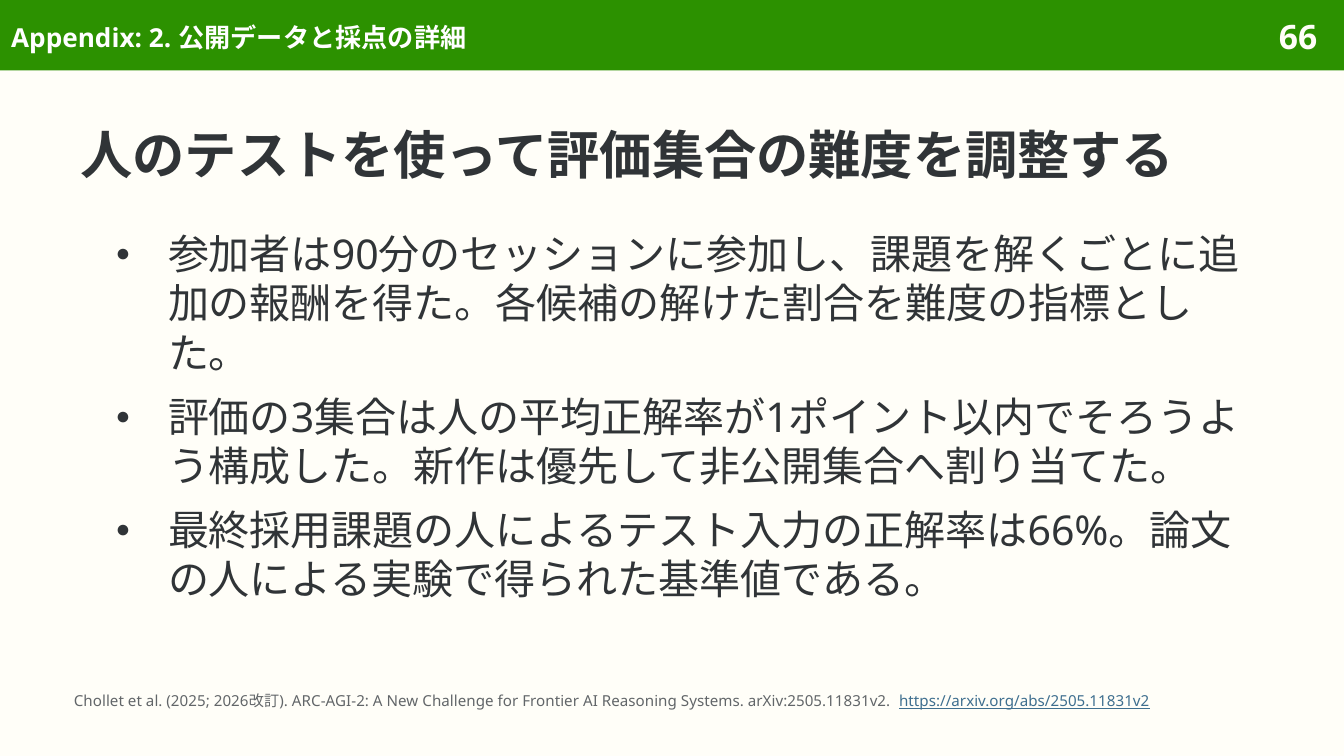
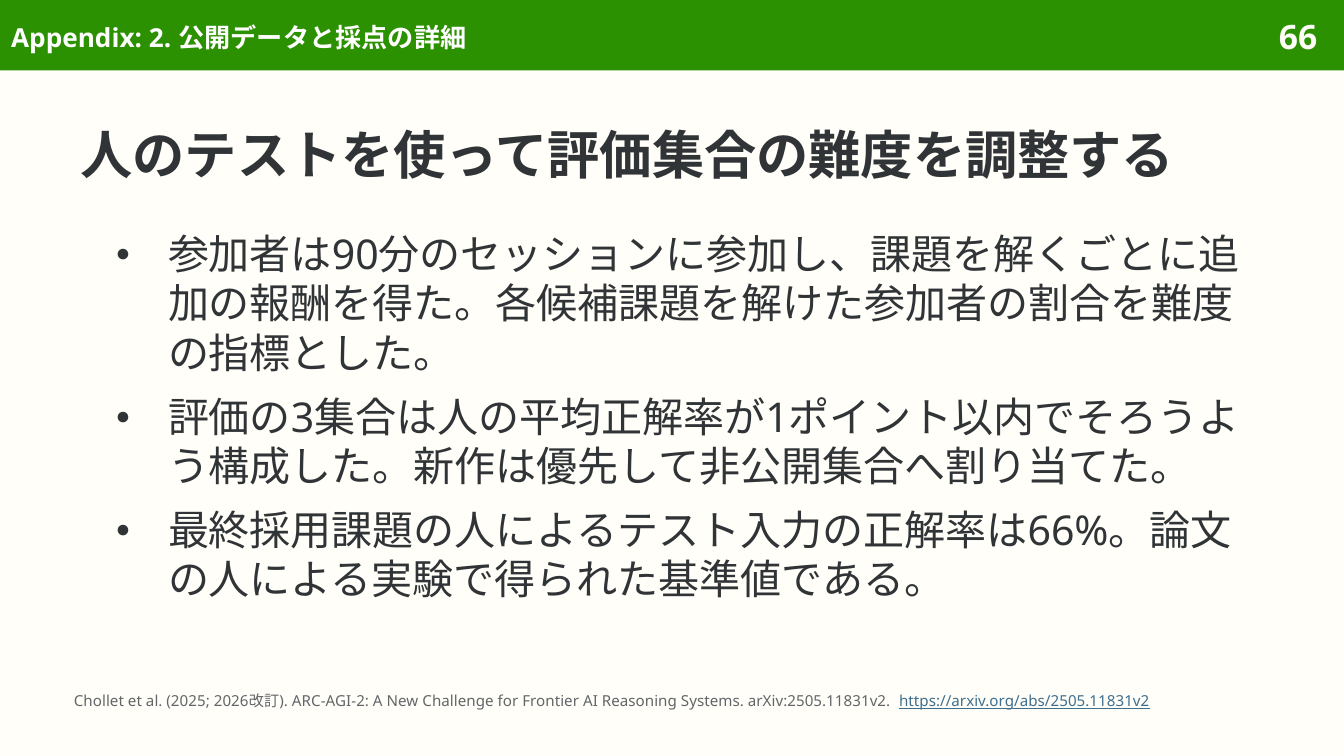
Before and after one commit to sasakiy84/datasets-in-10-minutes, a slide deck: slide 66 of slides/datasets-in-10-minutes-arc-agi-2.pptx. Drawn at 1344x756 pixels with LibreOffice and Linux fonts; fonts in the diff are those of the drawing. Boxes give left, top, right and bottom in pixels: in the first picture for what was removed or moved away, otherwise in the second. Text is boxed around its words. In the diff, an @@ line names an element or a change of style, - is before the commit and + after.

```diff
--- a/slides/datasets-in-10-minutes-arc-agi-2.pptx
+++ b/slides/datasets-in-10-minutes-arc-agi-2.pptx
@@ text at bbox=[168, 234, 1240, 372]: text changed @@
-● 参加者は90分のセッションに参加し、課題を解くごとに追加の報酬を得た。各候補の解けた割合を難度の指標とした。
+● 参加者は90分のセッションに参加し、課題を解くごとに追加の報酬を得た。各候補課題を解けた参加者の割合を難度の指標とした。
```
Also in this commit, not shown: 21 other slides changed, 7 other files.
